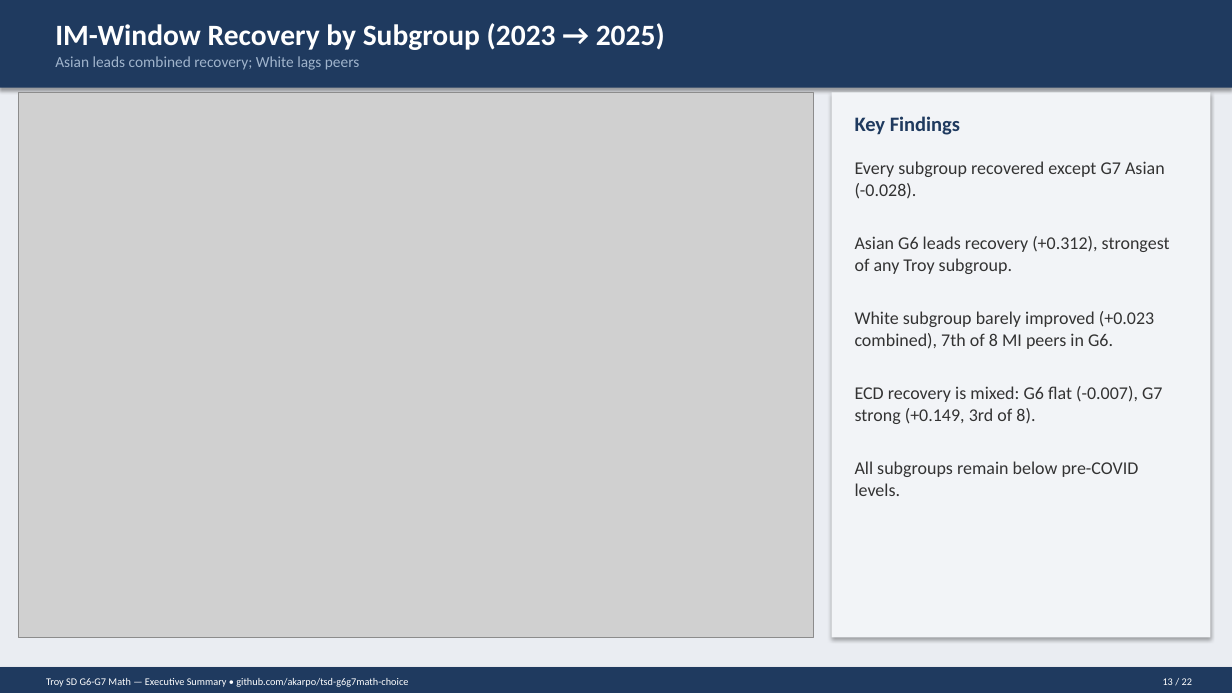
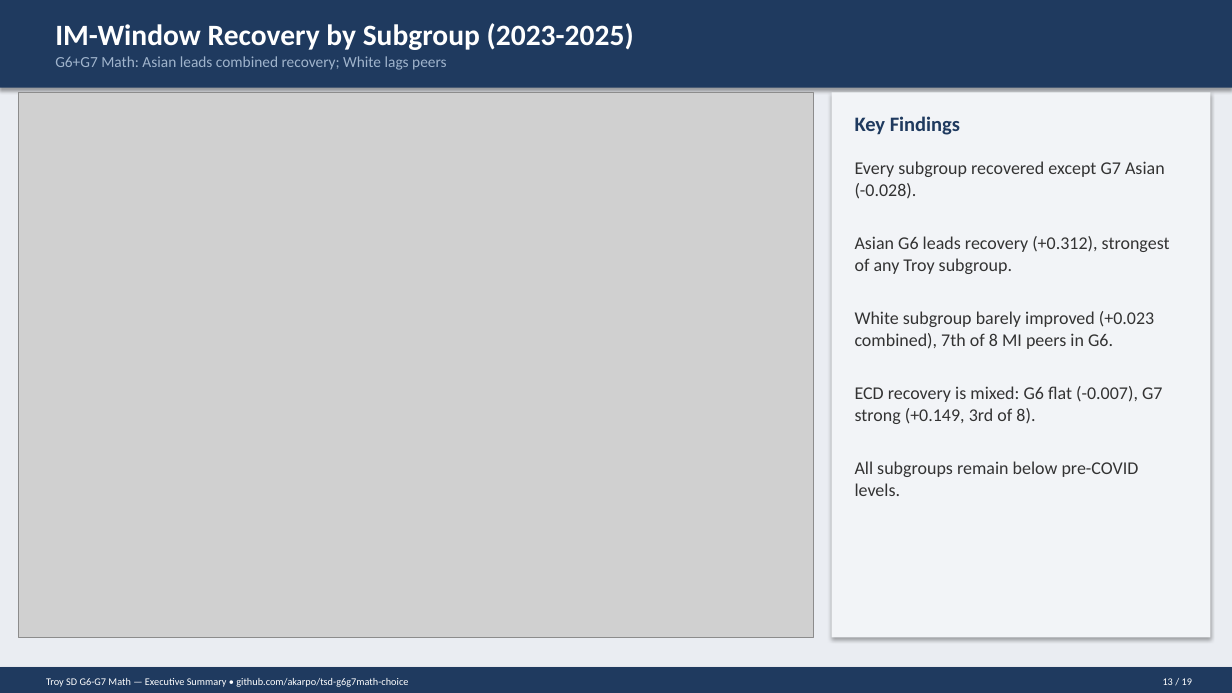
Before and after one commit to akarpo/tsd-g6g7math-choice, a slide deck: slide 13 of deck/Troy_G6G7_Math_Executive_Summary.pptx. Drawn at 1232x693 pixels with LibreOffice and Linux fonts; fonts in the diff are those of the drawing; grey boxes stand for pictures. Boxes give left, top, right and bottom in pixels: in the first picture for what was removed or moved away, otherwise in the second. Text is boxed around its words. In the diff, an @@ line names an element or a change of style, - is before the commit and + after.

```diff
--- a/deck/Troy_G6G7_Math_Executive_Summary.pptx
+++ b/deck/Troy_G6G7_Math_Executive_Summary.pptx
@@ text at bbox=[55, 23, 634, 50]: text changed @@
-IM-Window Recovery by Subgroup (2023 → 2025)
+IM-Window Recovery by Subgroup (2023-2025)
@@ text at bbox=[55, 56, 446, 70]: text changed @@
-Asian leads combined recovery; White lags peers
+G6+G7 Math: Asian leads combined recovery; White lags peers
@@ text at bbox=[1163, 678, 1192, 685]: text changed @@
-13 / 22
+13 / 19
```
Also in this commit, not shown: 18 other slides changed, 3 slides removed, 23 other files.
